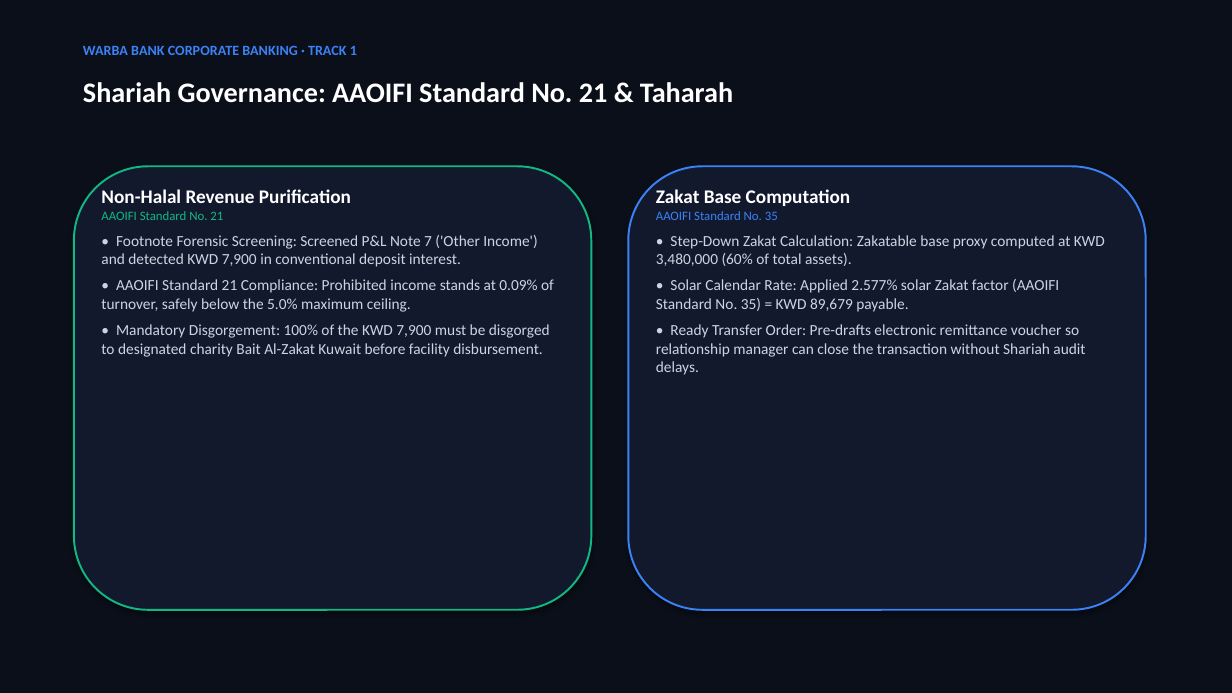
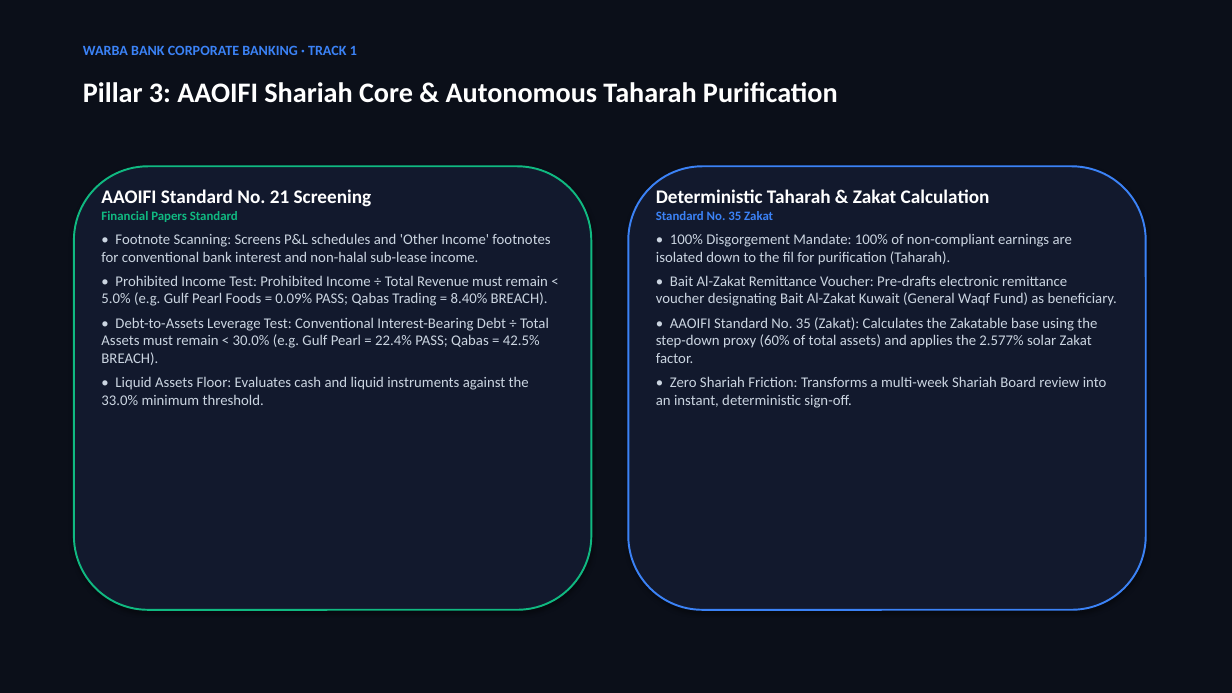
Before and after one commit to najimdeenadam7-wq/sanad, a slide deck: slide 6 of submission/SANAD_Pitch_Deck_Warba_Bank.pptx. Drawn at 1232x693 pixels with LibreOffice and Linux fonts; fonts in the diff are those of the drawing. Boxes give left, top, right and bottom in pixels: in the first picture for what was removed or moved away, otherwise in the second. Text is boxed around its words. In the diff, an @@ line names an element or a change of style, - is before the commit and + after.

```diff
--- a/submission/SANAD_Pitch_Deck_Warba_Bank.pptx
+++ b/submission/SANAD_Pitch_Deck_Warba_Bank.pptx
@@ text at bbox=[83, 82, 838, 103]: text changed @@
-Shariah Governance: AAOIFI Standard No. 21 & Taharah
+Pillar 3: AAOIFI Shariah Core & Autonomous Taharah Purification
@@ text at bbox=[101, 189, 550, 405]: text changed; size 12 to 11.5 pt @@
-Non-Halal Revenue Purification
-AAOIFI Standard No. 21
-• Footnote Forensic Screening: Screened P&L Note 7 ('Other Income') and detected KWD 7,900 in conventional deposit interest.
-• AAOIFI Standard 21 Compliance: Prohibited income stands at 0.09% of turnover, safely below the 5.0% maximum ceiling.
-• Mandatory Disgorgement: 100% of the KWD 7,900 must be disgorged to designated charity Bait Al-Zakat Kuwait before facility disbursement.
+AAOIFI Standard No. 21 Screening
+Financial Papers Standard
+• Footnote Scanning: Screens P&L schedules and 'Other Income' footnotes for conventional bank interest and non-halal sub-lease income.
+• Prohibited Income Test: Prohibited Income ÷ Total Revenue must remain < 5.0% (e.g. Gulf Pearl Foods = 0.09% PASS; Qabas Trading = 8.40% BREACH).
+• Debt-to-Assets Leverage Test: Conventional Interest-Bearing Debt ÷ Total Assets must remain < 30.0% (e.g. Gulf Pearl = 22.4% PASS; Qabas = 42.5% BREACH).
+• Liquid Assets Floor: Evaluates cash and liquid instruments against the 33.0% minimum threshold.
@@ text at bbox=[656, 189, 1117, 408]: text changed; size 12 to 11.5 pt @@
-Zakat Base Computation
-AAOIFI Standard No. 35
-• Step-Down Zakat Calculation: Zakatable base proxy computed at KWD 3,480,000 (60% of total assets).
-• Solar Calendar Rate: Applied 2.577% solar Zakat factor (AAOIFI Standard No. 35) = KWD 89,679 payable.
-• Ready Transfer Order: Pre-drafts electronic remittance voucher so relationship manager can close the transaction without Shariah audit delays.
+Deterministic Taharah & Zakat Calculation
+Standard No. 35 Zakat
+• 100% Disgorgement Mandate: 100% of non-compliant earnings are isolated down to the fil for purification (Taharah).
+• Bait Al-Zakat Remittance Voucher: Pre-drafts electronic remittance voucher designating Bait Al-Zakat Kuwait (General Waqf Fund) as beneficiary.
+• AAOIFI Standard No. 35 (Zakat): Calculates the Zakatable base using the step-down proxy (60% of total assets) and applies the 2.577% solar Zakat factor.
+• Zero Shariah Friction: Transforms a multi-week Shariah Board review into an instant, deterministic sign-off.
```
Also in this commit, not shown: 6 other slides changed, 6 slides added, 1 slide removed, 10 other files.
